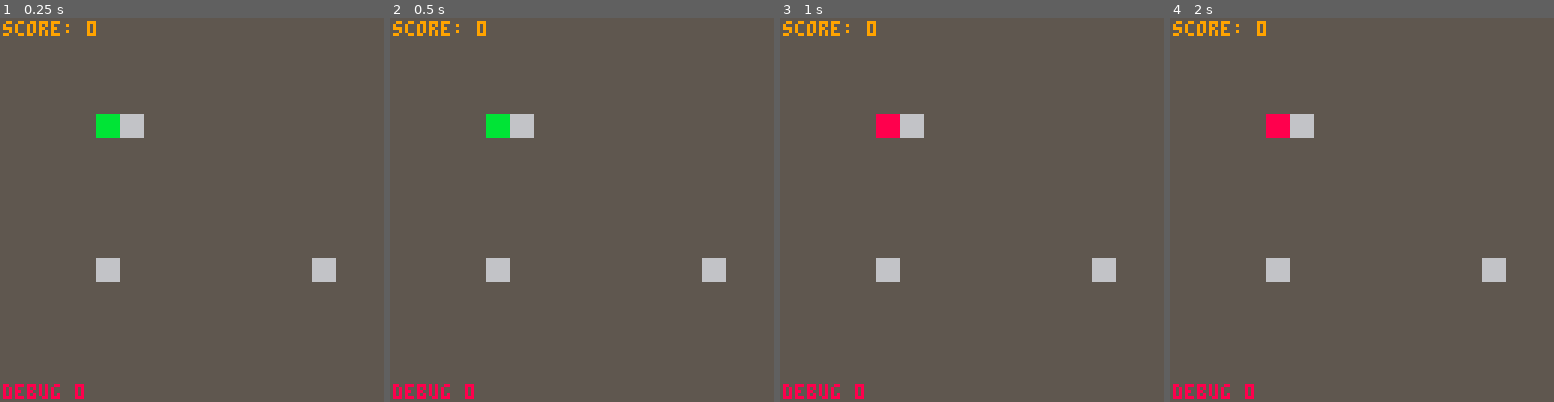
Above: before the commit, frames 1-4 (left to right).
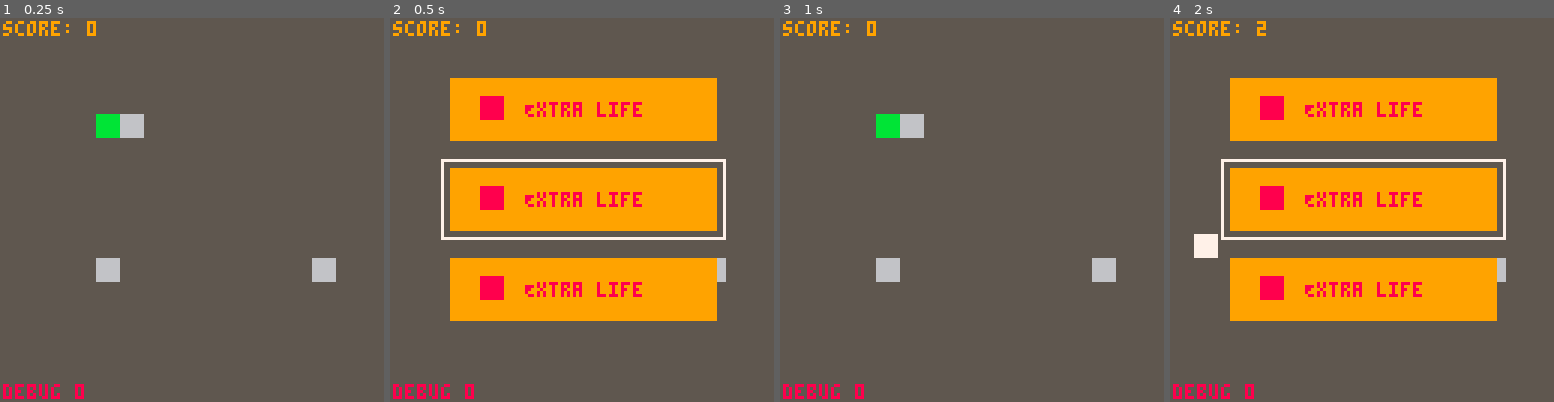
Above: after the commit, the same moments.

Repository: Clothwest/snake-pico-8
Game: PICO-8 cartridge snake.p8
Two runs of this game, one before a commit and one after it. Both use one fixed random seed, a clock stepped at 60 frames per second and the inputs below.
Inputs:
- Up to frame 1 (0.25 s): no input
- Up to frame 2 (0.5 s): tap X (X key) at 0.33 s
- Up to frame 3 (1 s): tap O (Z key) at 0.7 s
- Up to frame 4 (2 s): tap X (X key) at 1.07, 1.85 s; hold Right from 1.6 s (still down); tap O (Z key) at 1.7 s

Frame 1 is identical in both runs. In frame 2, 36% of the frame differs, in the area x 13-88%, y 15-79%; in frame 3, 0.4%; in frame 4, 36%, in the area x 6-88%, y 1-79%.

Commit message:
preparation for the card system

Diff:
--- a/main.lua
+++ b/main.lua
@@ -162,11 +162,11 @@
 
 
 		-- debug
-		if debug then
-			if btnp(key_dash) then
-				snake.grow()
-			end
-		end
+		-- if debug then
+		-- 	if btnp(key_dash) then
+		-- 		snake.grow()
+		-- 	end
+		-- end
 
 		if snake.can_move and not snake.is_dead then
 			coordinate_copy(snake.dir.buffer, snake.dir)
@@ -223,15 +223,15 @@
 		local second = food_spawner.kind.second
 		local third = food_spawner.kind.third
 		while first.cur < first.max do
-			food_spawner.spawn(rnd_weighted(first.types))
+			food_spawner.spawn(rnd_warr(first.types))
 			first.cur += 1
 		end
 		while second.cur < second.max do
-			food_spawner.spawn(rnd_weighted(second.types))
+			food_spawner.spawn(rnd_warr(second.types))
 			second.cur += 1
 		end
 		while third.cur < third.max do
-			food_spawner.spawn(rnd_weighted(third.types))
+			food_spawner.spawn(rnd_warr(third.types))
 			third.cur += 1
 		end
 	end,
@@ -261,7 +261,7 @@
 -- food type
 --
 --
--- mate table for function
+-- mate table for food function
 food_function = {
 	eaten = function(food)
 		del(foods, food)
@@ -304,6 +304,120 @@
 }
 setmetatable(score_food, food_function)
 add(food_spawner.kind.first.types, score_food)
+--
+--
+--
+
+-- card
+--
+--
+-- position
+--
+card_pos = {
+	{ x = 20, y = 20 },
+	{ x = 20, y = 50 },
+	{ x = 20, y = 80 }
+}
+
+spr_pos = {
+	{ x = 30, y = 26 },
+	{ x = 30, y = 56 },
+	{ x = 30, y = 86 }
+}
+
+text_pos = {
+	{ x = 45, y = 28 },
+	{ x = 45, y = 58 },
+	{ x = 45, y = 88 }
+}
+--
+
+-- size
+--
+card_size = { w = 88, h = 20 }
+icon_size = { w = 8, h = 8 }
+--
+
+-- border
+border = { thickness = 3, color = c07 }
+
+-- cards
+--
+-- meta table for card function
+card_function = {
+	loaded = false,
+	cur = 0,
+	three = {},
+	load = function(fst, snd, trd)
+		add(cards.three, fst or rnd_arr(cards))
+		add(cards.three, snd or rnd_arr(cards))
+		add(cards.three, trd or rnd_arr(cards))
+		cards.loaded = true
+		cards.check(2)
+	end,
+	unload = function()
+		cards.loaded = false
+		clear(cards.three)
+	end,
+	check = function(i)
+		cards.cur = i
+	end,
+	check_up = function()
+		cards.cur = cards.cur == 1 and 3 or cards.cur - 1
+	end,
+	check_down = function(cur)
+		cards.cur = cards.cur == 3 and 1 or cards.cur + 1
+	end,
+	choose = function()
+		cards.three[cards.cur].effect()
+		cards.unload()
+	end,
+	update = function()
+		if btnp(key_up) then
+			cards.check_up()
+		elseif btnp(key_down) then
+			cards.check_down()
+		end
+	end,
+	draw = function()
+		for i = 1, 3, 1 do
+			local card = cards.three[i]
+			local cpos = card_pos[i]
+			local sx = cpos.x
+			local sy = cpos.y
+			local ex = cpos.x + card_size.w
+			local ey = cpos.y + card_size.h
+			rectfill(sx, sy, ex, ey, card.bgc)
+			spr(card.spr, spr_pos[i].x, spr_pos[i].y)
+			print(card.text, text_pos[i].x, text_pos[i].y, c08)
+			local thick = border.thickness
+			if cpos.checking then
+				rect(sx - thick, sy - thick, ex + thick, ey + thick, border.color)
+			end
+		end
+		local cpos = card_pos[cards.cur]
+		local thick = border.thickness
+		local sx = cpos.x - thick
+		local sy = cpos.y - thick
+		local ex = cpos.x + card_size.w + thick
+		local ey = cpos.y + card_size.h + thick
+		rect(sx, sy, ex, ey, border.color)
+	end
+}
+card_function.__index = card_function
+
+cards = {
+	{
+		name = "life",
+		spr = c08,
+		text = "Extra life",
+		bgc = c09,
+		effect = function()
+			sfx(2)
+		end
+	}
+}
+setmetatable(cards, card_function)
 --
 --
 --
@@ -332,7 +446,7 @@
 		},
 		on_food_eaten = function(food)
 			snake.grow()
-			food_spawner.spawn(rnd_weighted(food_spawner.kind.first.types))
+			food_spawner.spawn(rnd_warr(food_spawner.kind.first.types))
 		end,
 		on_snake_died = function()
 			sfx(1)
@@ -431,6 +545,20 @@
 			food.type.update(food)
 		end
 	)
+
+	-- card
+	if not cards.loaded then
+		if btnp(key_dash) then
+			cards.load()
+		end
+	else
+		cards.update()
+		if btnp(key_dash) then
+			cards.unload()
+		elseif btnp(key_jump) then
+			cards.choose()
+		end
+	end
 end
 
 --------------------
@@ -446,6 +574,9 @@
 	)
 	snake.draw()
 	print("score: "..score, 1, 1, c09)
+	if cards.loaded then
+		cards.draw()
+	end
 
 	--
 	if debug then
@@ -487,6 +618,12 @@
 	return copy
 end
 
+function clear(t)
+	for k, _ in pairs(t) do
+		t[k] = nil
+	end
+end
+
 function is_empty(t)
 	return next(t) == nil
 end
@@ -499,7 +636,20 @@
 	return cnt
 end
 
-function rnd_equal(t)
+function has(tbl, val)
+	for _, v in pairs(tbl) do
+		if v == val then
+			return true
+		end
+	end
+	return false
+end
+
+function rnd_arr(t)
+	return t[flr(rnd(#t)) + 1]
+end
+
+function rnd_tbl(t)
 	local vals = {}
 	for _, v in pairs(t) do
 		add(vals, v)
@@ -507,7 +657,7 @@
 	return vals[flr(rnd(#vals)) + 1]
 end
 
-function rnd_weighted(t)
+function rnd_warr(t)
 	local total = 0
 	for _, v in ipairs(t) do
 		total += v.weight
@@ -520,15 +670,6 @@
 			return v
 		end
 	end
-end
-
-function has(tbl, val)
-	for _, v in pairs(tbl) do
-		if v == val then
-			return true
-		end
-	end
-	return false
 end
 
 --
Not shown, changed: the sound effects (__sfx__) section of snake.p8
